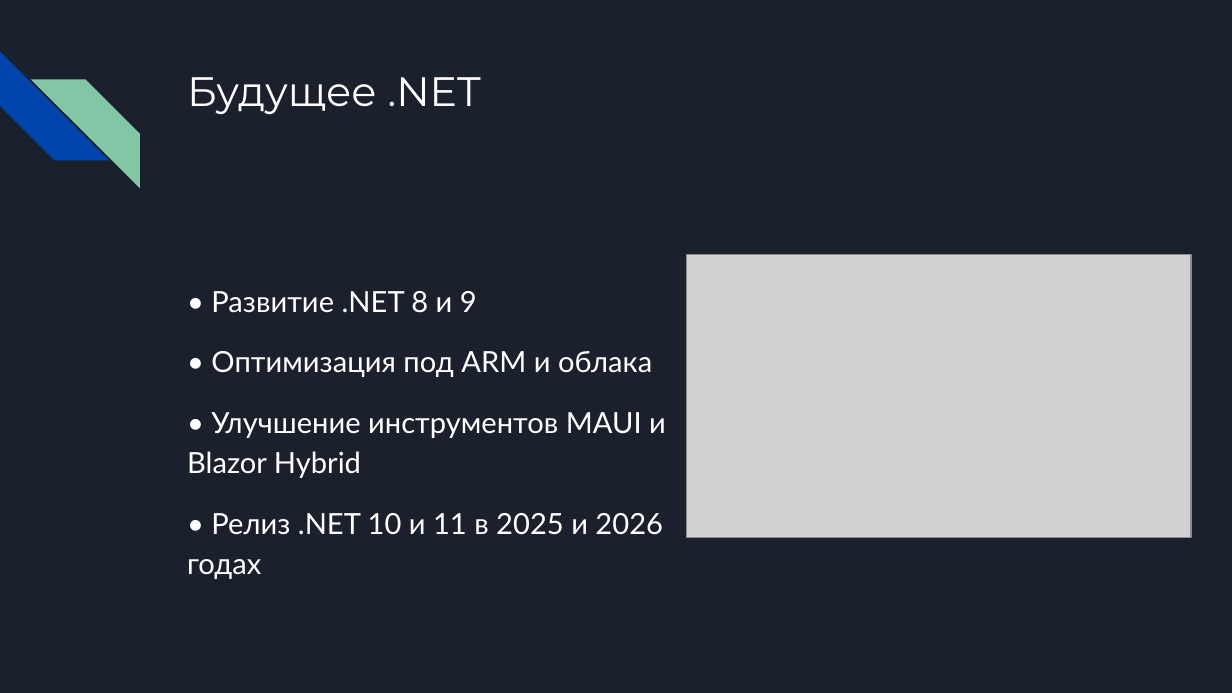
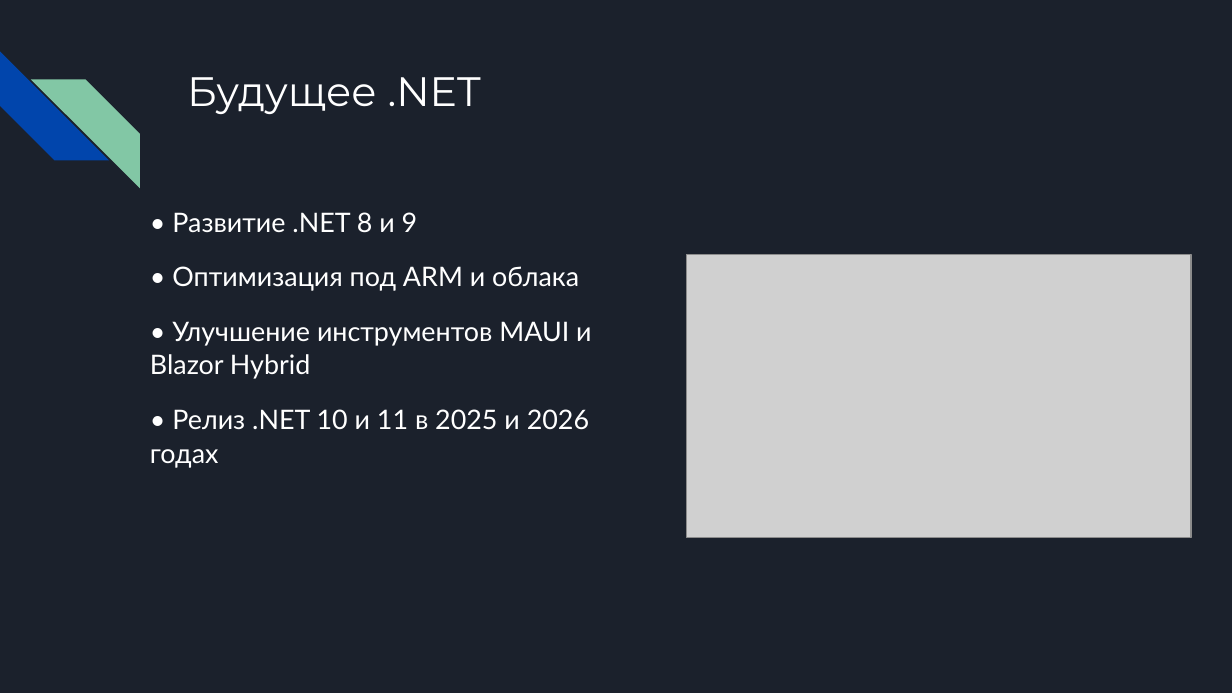
Before and after one commit to AknasMacefg/ITiABD, a slide deck: slide 8 of Курс 3/СТП/ИД23-1_МасловАН_Кроссплатформенность .NET 6+..pptx. Drawn at 1232x693 pixels with LibreOffice and Linux fonts; fonts in the diff are those of the drawing; grey boxes stand for pictures. Boxes give left, top, right and bottom in pixels: in the first picture for what was removed or moved away, otherwise in the second. Text is boxed around its words. In the diff, an @@ line names an element or a change of style, - is before the commit and + after.

```diff
--- a/Курс 3/СТП/ИД23-1_МасловАН_Кроссплатформенность .NET 6+..pptx
+++ b/Курс 3/СТП/ИД23-1_МасловАН_Кроссплатформенность .NET 6+..pptx
@@ text "• Развитие .NET 8 и ...": place and size @@
-text "• Развитие .NET 8 и ..." at bbox=[187, 291, 666, 579]
+text "• Развитие .NET 8 и ..." at bbox=[150, 212, 591, 468]
@@ text "• Развитие .NET 8 и ..." at bbox=[150, 212, 591, 468]: size 17 to 15.7 pt; line spacing 1.15 to 1.05 @@
```
Also in this commit, not shown: 2 other slides changed, 3 other files.
